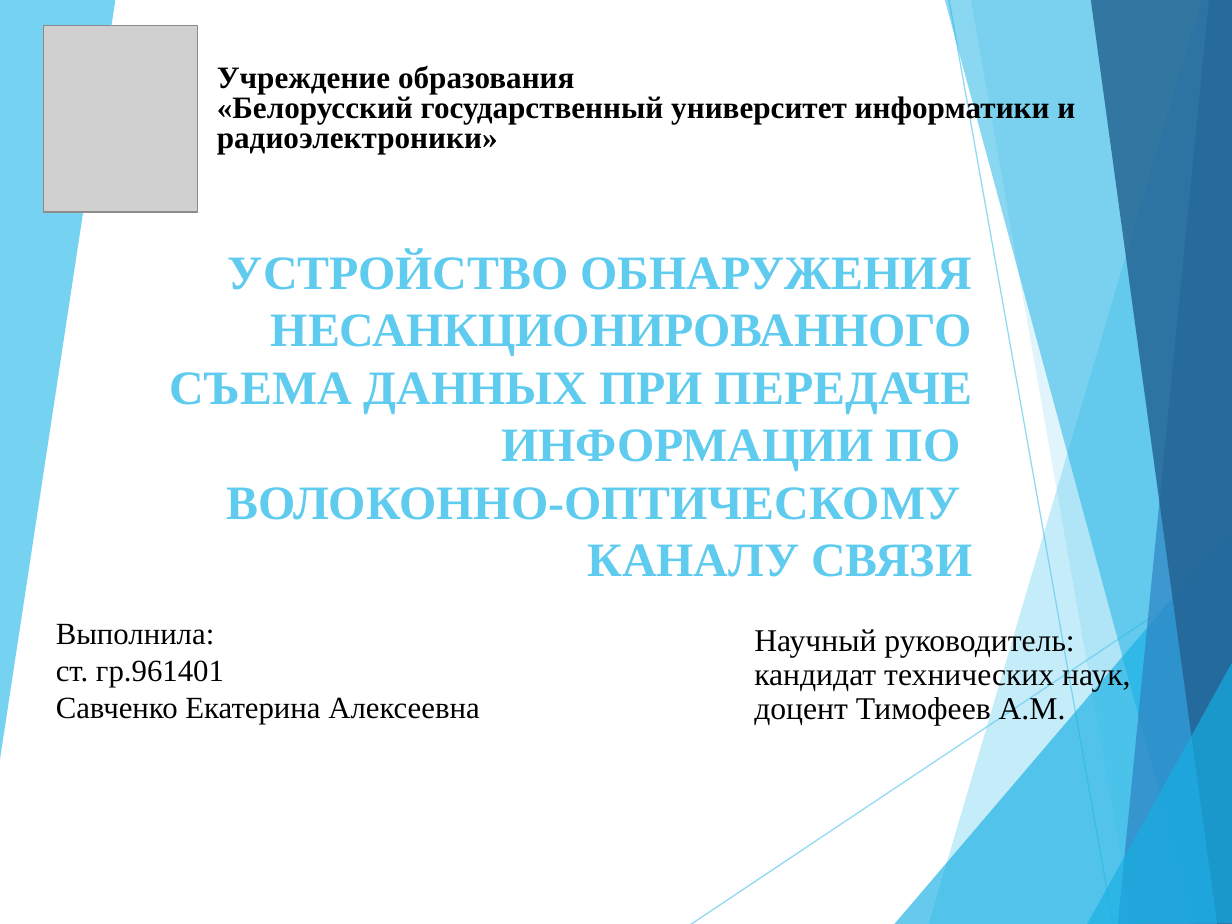
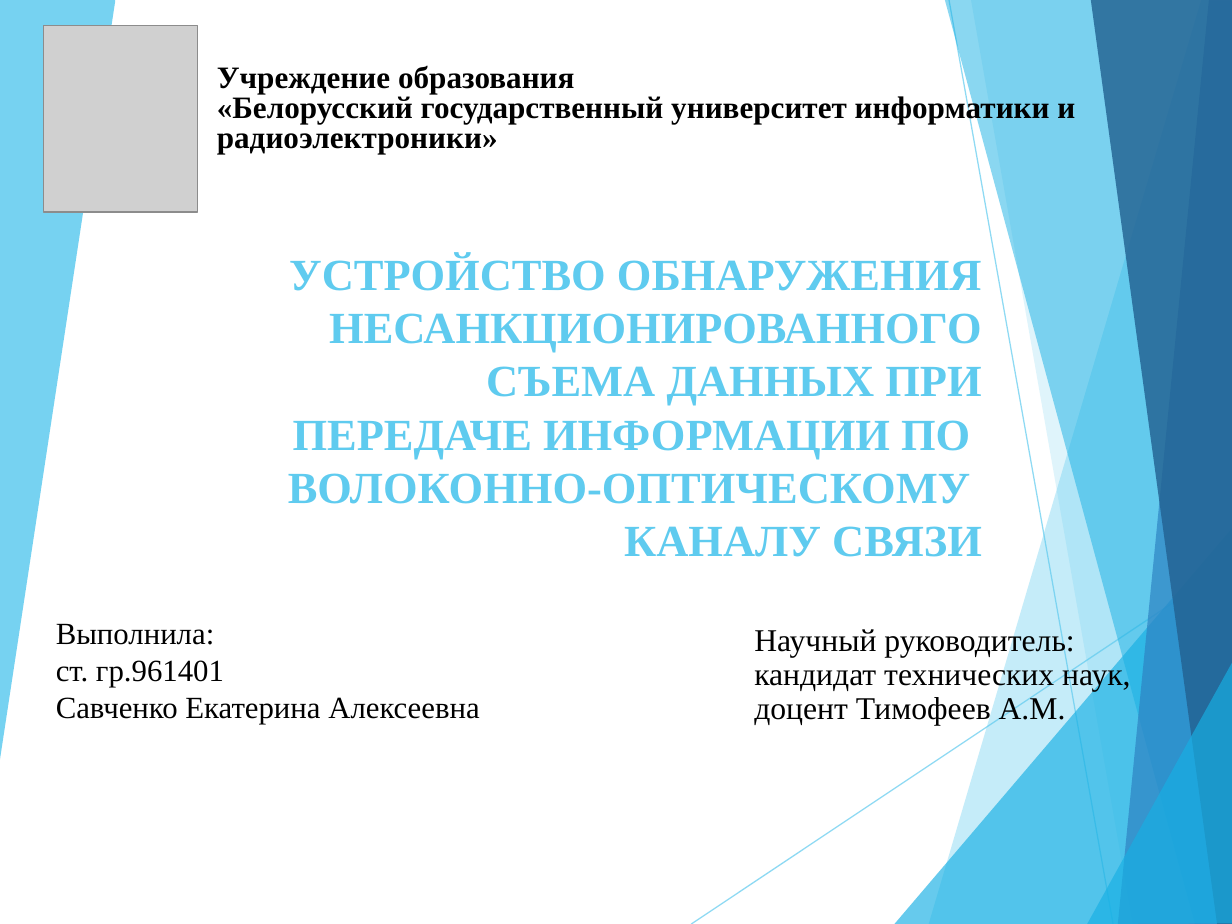
Before and after one commit to blackPrincess31/My_diplom, a slide deck: slide 1 of Доклад.ppt. Drawn at 1232x924 pixels with LibreOffice and Linux fonts; fonts in the diff are those of the drawing; grey boxes stand for pictures. Boxes give left, top, right and bottom in pixels: in the first picture for what was removed or moved away, otherwise in the second. Text is boxed around its words. In the diff, an @@ line names an element or a change of style, - is before the commit and + after.

```diff
--- a/Доклад.ppt
+++ b/Доклад.ppt
@@ title "УСТРОЙСТВО ОБНАРУЖЕНИЯ НЕСАНКЦИОНИРОВАННОГО СЪЕМА ДАННЫХ ...": place and size @@
-title "УСТРОЙСТВО ОБНАРУЖЕНИЯ НЕСАНКЦИОНИРОВАННОГО СЪЕМА ДАННЫХ ..." at bbox=[170, 252, 972, 577]
+title "УСТРОЙСТВО ОБНАРУЖЕНИЯ НЕСАНКЦИОНИРОВАННОГО СЪЕМА ДАННЫХ ..." at bbox=[288, 254, 982, 557]
@@ title "УСТРОЙСТВО ОБНАРУЖЕНИЯ НЕСАНКЦИОНИРОВАННОГО СЪЕМА ДАННЫХ ..." at bbox=[288, 254, 982, 557]: size 28 to 26 pt @@
```
Also in this commit, not shown: 1 other slide changed, 1 slide added, 4 slides removed, 1 other file.
